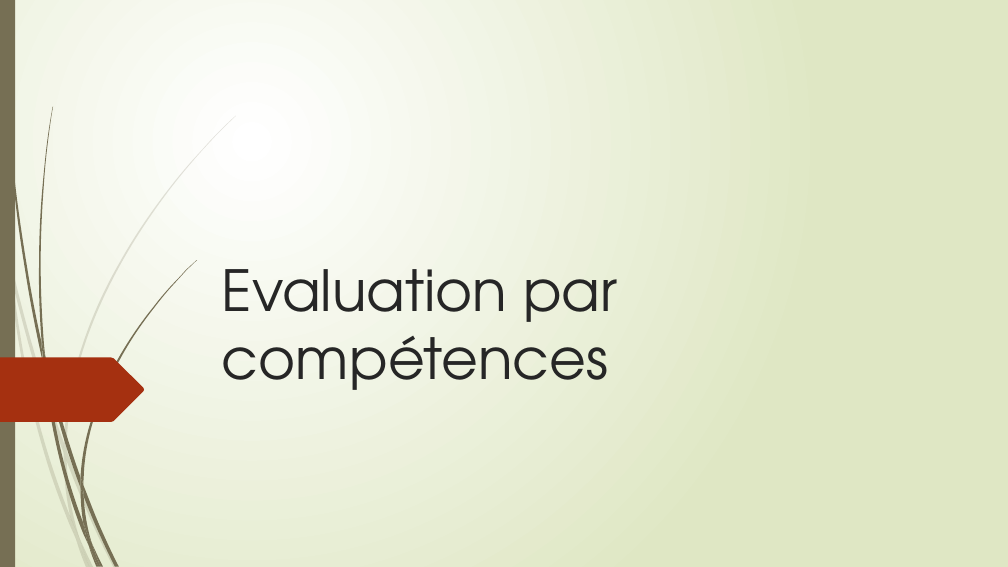
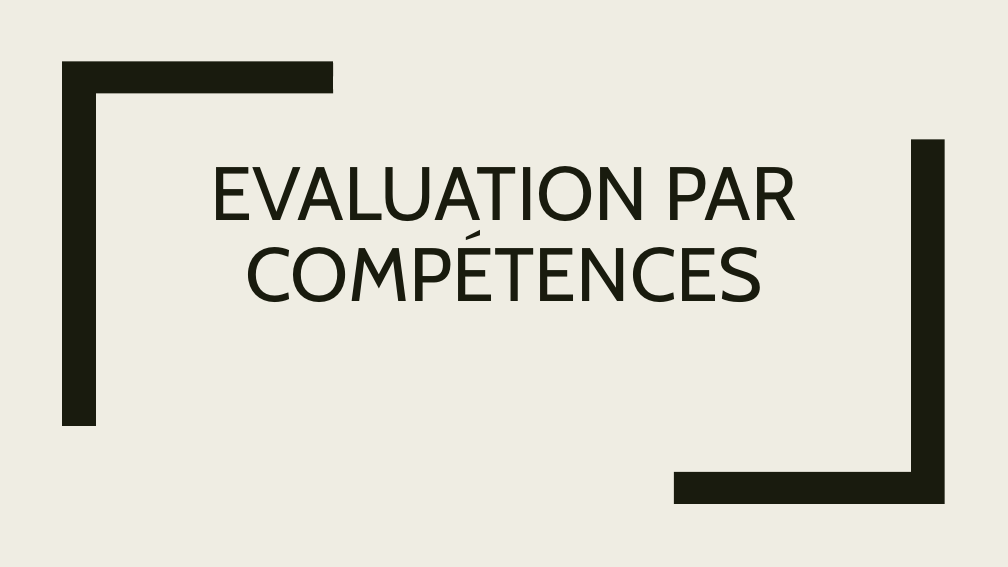
Before and after one commit to xpessoles/EvaluationCompetences, a slide deck: slide 1 of EvaluationParCompetences.pptx. Drawn at 1008x567 pixels with LibreOffice and Linux fonts; fonts in the diff are those of the drawing. Boxes give left, top, right and bottom in pixels: in the first picture for what was removed or moved away, otherwise in the second. Text is boxed around its words. In the diff, an @@ line names an element or a change of style, - is before the commit and + after.

```diff
--- a/EvaluationParCompetences.pptx
+++ b/EvaluationParCompetences.pptx
@@ background gradient #FFFFFF to #DFE8C4 to #EFEDE3 @@
@@ rectangle removed at (0,0,15,567) @@
@@ freeform shape: place and size @@
-freeform shape at (64,116,236,451)
+freeform shape at (62,61,333,426)
@@ freeform shape at (62,61,333,426): fill #766F54 at 20% opacity to #191B0E @@
@@ freeform shape added at (675,139,945,504), fill #191B0E @@
@@ title at (211,166,797,302): text changed; size 54 to 72 pt; font TeX Gyre Adventor to Cabin; text colour #262626 to #191B0E @@
-Evaluation par compétences
+EVALUATION PAR COMPÉTENCES
@@ freeform shape removed at (0,358,144,422) @@
@@ group removed at (0,213,117,567): 9 freeform shapes @@
@@ group removed at (2,0,197,567): 12 freeform shapes @@
```
Also in this commit, not shown: 11 other slides changed, 7 slides added, 4 other files.
